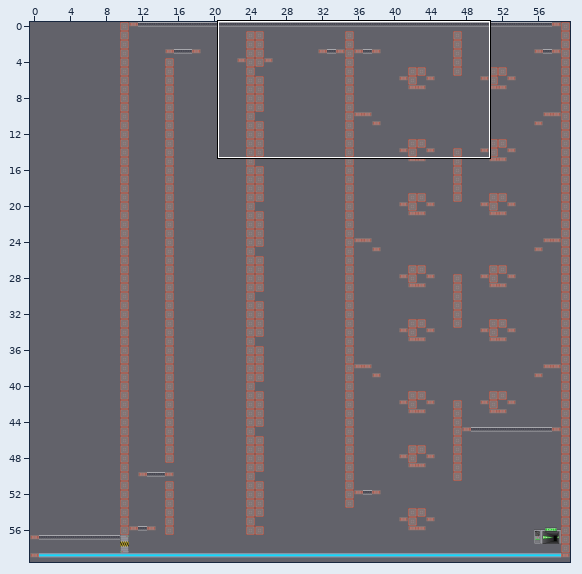
One commit to this Tiled map: maps/tieldmaps/world2/solo/themagnet/05.tmx. The first picture is a wide view before the edit; the outline marks the close-up.
Close-up. Before the edit:
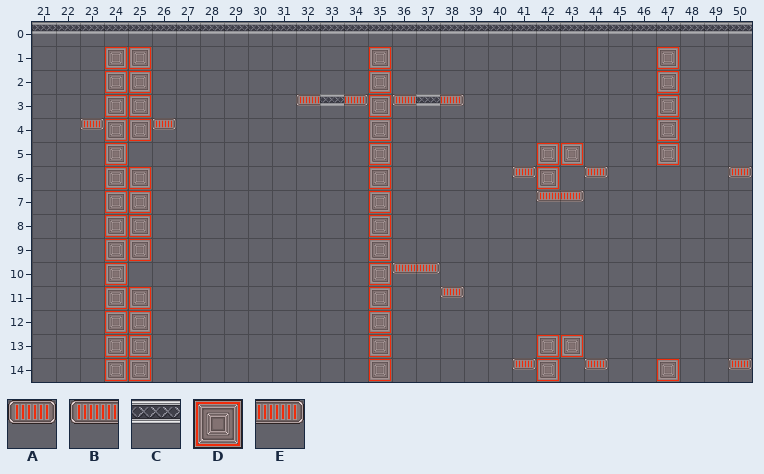
Cells are 64x64 px. Shown: x 21..50, y 0..14. The commit also changed other parts of the map, which this record leaves out.
Key: from "alone": A 0; from "left": B 0; from "mid": C 0; from "mur": D 0; from "right": E 0.
_ is an empty cell.
Layers that did not change in this view are not listed.
Layer "front" before, first column x 21:
 0 CCCCCCCCCCCCCCCCCCCCCCCCCCCCCC
 1 ___DD_________D___________D___
 2 ___DD_________D___________D___
 3 ___DD______BCEDBCE________D___
 4 __ADDA________D___________D___
 5 ___D__________D______DD___D___
 6 ___DD_________D_____AD_A_____A
 7 ___DD_________D______BE_______
 8 ___DD_________D_______________
 9 ___DD_________D_______________
10 ___D__________DBE_____________
11 ___DD_________D__A____________
12 ___DD_________D_______________
13 ___DD_________D______DD_______
14 ___DD_________D_____AD_A__D__A
After the commit:
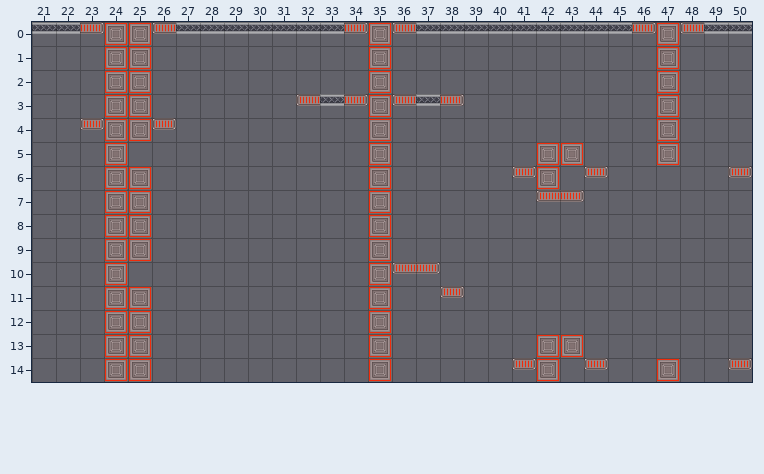
From old to new:
Changed rows in their new state; . is an unchanged cell.
Layer "front":
first column x 23:
 0 EDDB.......EDB.........EDB
Where, in picture pixels (left, top, right, bottom), the same in both close-ups:
changed: (80, 22, 176, 46)
changed: (344, 22, 416, 46)
changed: (632, 22, 704, 46)
